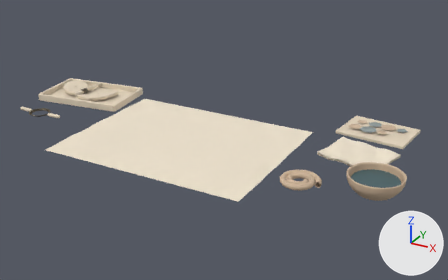
A saved change to the glTF model game/asset/runtime/models/craft-tools-v2.glb.
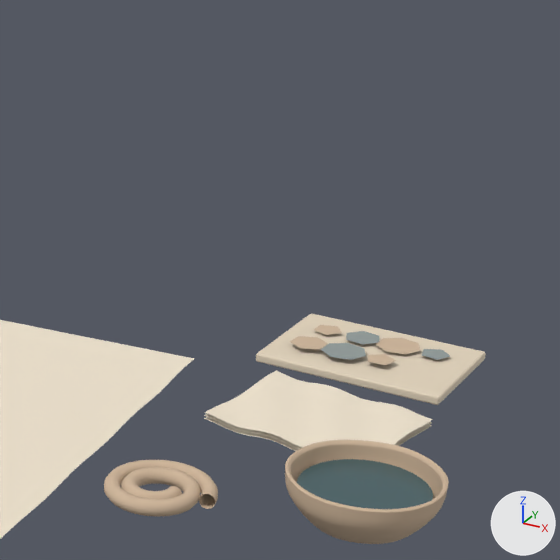
The first picture shows the older version from a 50 mm camera at (2.16, -3.34, 1.75) aimed at (0.18, 0.26, -0.05). The close-ups show the older and then the newer version on the part from 54% to 100% of the width and 0% to 74% of the height of that picture. Only the edits that show in the close-ups are written down. The axes (+X, +Y, +Z) are drawn at lower right. The lights are the same throughout. Where no turn or scale is listed for an object, it has been applied to the vertices. Vertices at exactly the same position are counted once.

In view in the first close-up: 'Archival tray', 'Continuous soft clay coil', 'Hand thrown body with inner wall', 'Irregular pottery sherd', 'Irregular pottery sherd.001', 'Irregular pottery sherd.002', 'Irregular pottery sherd.003', 'Irregular pottery sherd.004', 'Irregular pottery sherd.005', 'Irregular pottery sherd.006', 'Soft folded cloth.002', 'Water surface', 'Woven mat with soft edge' and 2 more.
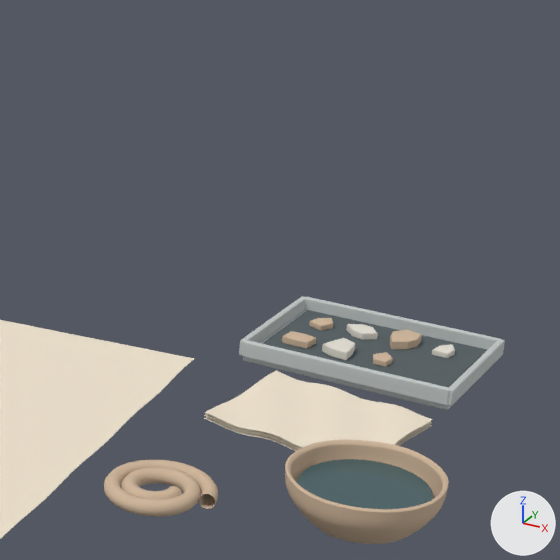
Diff of the bpy script that builds the scene:
```diff
--- a/game/asset/runtime/models/craft-tools-v2.glb.py
+++ b/game/asset/runtime/models/craft-tools-v2.glb.py
@@ me_mesh_47 @@
-me_mesh_47.from_pydata(...)  # 56 vertices, 108 faces; spans x -0.266..0.266, y -0.203..0.203, z -0.013..0.013
+me_mesh_47.from_pydata(...)  # 56 vertices, 108 faces; spans x -0.297..0.297, y -0.221..0.221, z -0.013..0.013
+# me_mesh_47 part 1: the whole mesh is multiplied about its middle by the matrix ((1.121, -0.004, 0.0), (-0.004, 1.085, 0.0), (0.0, 0.0, 1.0))
 me_mesh_47.materials.append(mat_oiled_oak)
@@ ob_irregular_pottery_sherd @@
-ob_irregular_pottery_sherd = bpy.data.objects.new('Irregular pottery sherd', me_mesh_48)
@@ ob_irregular_pottery_sherd_001 @@
-ob_irregular_pottery_sherd_001 = bpy.data.objects.new('Irregular pottery sherd.001', me_mesh_49)
@@ ob_irregular_pottery_sherd_002 @@
-ob_irregular_pottery_sherd_002 = bpy.data.objects.new('Irregular pottery sherd.002', me_mesh_50)
@@ ob_irregular_pottery_sherd_003 @@
-ob_irregular_pottery_sherd_003 = bpy.data.objects.new('Irregular pottery sherd.003', me_mesh_51)
@@ ob_irregular_pottery_sherd_004 @@
-ob_irregular_pottery_sherd_004 = bpy.data.objects.new('Irregular pottery sherd.004', me_mesh_52)
@@ ob_irregular_pottery_sherd_005 @@
-ob_irregular_pottery_sherd_005 = bpy.data.objects.new('Irregular pottery sherd.005', me_mesh_53)
@@ ob_irregular_pottery_sherd_006 @@
-ob_irregular_pottery_sherd_006 = bpy.data.objects.new('Irregular pottery sherd.006', me_mesh_54)
@@ ob_broken_ceramic_fragment_006 @@
+ob_broken_ceramic_fragment_006 = bpy.data.objects.new('Broken ceramic fragment.006', me_mesh_60)  # 20 vertices, 36 faces; spans x -0.0261..0.0253, y -0.0254..0.0407, z -0.002..0.014; in mat_warm_fired_earthenware (beige #cfb69b)
+ob_broken_ceramic_fragment_006.location = (1.2, 0.72, 0.041)
@@ ob_broken_ceramic_fragment_005 @@
+ob_broken_ceramic_fragment_005 = bpy.data.objects.new('Broken ceramic fragment.005', me_mesh_59)  # 28 vertices, 52 faces; spans x -0.0435..0.0334, y -0.0452..0.0523, z -0.002..0.022; in mat_granular_gray_earthenware (light grey #e3ded3)
+ob_broken_ceramic_fragment_005.location = (1.085, 0.731, 0.041)
@@ ob_broken_ceramic_fragment_004 @@
+ob_broken_ceramic_fragment_004 = bpy.data.objects.new('Broken ceramic fragment.004', me_mesh_58)  # 24 vertices, 44 faces; spans x -0.0425..0.0404, y -0.0272..0.0283, z -0.002..0.018; in mat_warm_fired_earthenware (beige #cfb69b)
+ob_broken_ceramic_fragment_004.location = (0.971, 0.743, 0.041)
@@ ob_broken_ceramic_fragment_003 @@
+ob_broken_ceramic_fragment_003 = bpy.data.objects.new('Broken ceramic fragment.003', me_mesh_57)  # 20 vertices, 36 faces; spans x -0.029..0.024, y -0.0311..0.0387, z -0.002..0.014; in mat_granular_gray_earthenware (light grey #e3ded3)
+ob_broken_ceramic_fragment_003.location = (1.329, 0.857, 0.041)
@@ ob_broken_ceramic_fragment_002 @@
+ob_broken_ceramic_fragment_002 = bpy.data.objects.new('Broken ceramic fragment.002', me_mesh_56)  # 28 vertices, 52 faces; spans x -0.0351..0.038, y -0.0519..0.0527, z -0.002..0.022; in mat_warm_fired_earthenware (beige #cfb69b)
+ob_broken_ceramic_fragment_002.location = (1.215, 0.869, 0.041)
@@ ob_broken_ceramic_fragment_001 @@
+ob_broken_ceramic_fragment_001 = bpy.data.objects.new('Broken ceramic fragment.001', me_mesh_55)  # 24 vertices, 44 faces; spans x -0.0461..0.0449, y -0.0354..0.0324, z -0.002..0.018; in mat_granular_gray_earthenware (light grey #e3ded3)
+ob_broken_ceramic_fragment_001.location = (1.1, 0.88, 0.041)
@@ ob_broken_ceramic_fragment @@
+ob_broken_ceramic_fragment = bpy.data.objects.new('Broken ceramic fragment', me_mesh_54_1)  # 20 vertices, 36 faces; spans x -0.0304..0.0318, y -0.0363..0.036, z -0.002..0.014; in mat_warm_fired_earthenware (beige #cfb69b)
+ob_broken_ceramic_fragment.location = (0.986, 0.892, 0.041)
@@ ob_archival_raised_side_001 @@
+ob_archival_raised_side_001 = bpy.data.objects.new('Archival raised side.001', me_mesh_53_1)  # 56 vertices, 108 faces; spans x -0.279..0.279, y -0.036..0.036, z -0.022..0.022; in mat_warm_gray_archival_tray (light grey #c3c9c8)
+ob_archival_raised_side_001.location = (1.131, 0.606, 0.042)
@@ ob_archival_raised_side @@
+ob_archival_raised_side = bpy.data.objects.new('Archival raised side', me_mesh_53_1.copy())
+ob_archival_raised_side.location = (1.169, 0.994, 0.042)
@@ ob_archival_raised_end_001 @@
+ob_archival_raised_end_001 = bpy.data.objects.new('Archival raised end.001', me_mesh_51_1)  # 56 vertices, 108 faces; spans x -0.028..0.028, y -0.199..0.199, z -0.022..0.022; in mat_warm_gray_archival_tray (light grey #c3c9c8)
+ob_archival_raised_end_001.location = (1.429, 0.772, 0.042)
@@ ob_archival_raised_end @@
+ob_archival_raised_end = bpy.data.objects.new('Archival raised end', me_mesh_51_1.copy())
+ob_archival_raised_end.location = (0.871, 0.828, 0.042)
@@ ob_dark_felt_backing @@
+ob_dark_felt_backing = bpy.data.objects.new('Dark felt backing', me_mesh_49_1)  # 56 vertices, 108 faces; spans x -0.27..0.27, y -0.194..0.194, z -0.005..0.005; in mat_charcoal_felt_sherd_lining (dark grey #555f63)
+ob_dark_felt_backing.location = (1.15, 0.8, 0.034)
```

Changed parts and their boxes [x1, y1, x2, y2] in the close-ups (560 x 560 px):
'Archival tray', reshaped, recoloured: before [256, 314, 486, 405]; after [243, 310, 451, 410]
'Dark felt backing', added: after [262, 310, 487, 388]
'Archival raised side.001', added: after [242, 340, 450, 406]
'Archival raised side', added: after [305, 297, 500, 350]
'Archival raised end.001', added: after [448, 339, 505, 406]
'Archival raised end', added: after [239, 296, 305, 356]
'Irregular pottery sherd.005', deleted: before [321, 343, 366, 360]
'Irregular pottery sherd.002', deleted (beige): before [376, 338, 421, 354]
'Broken ceramic fragment.002', added (beige): after [390, 329, 422, 350]
'Broken ceramic fragment.005', added: after [322, 338, 355, 360]
'Broken ceramic fragment.004', added (beige): after [282, 331, 316, 348]
'Broken ceramic fragment.001', added: after [346, 324, 378, 340]
'Irregular pottery sherd.004', deleted: before [290, 336, 328, 349]
'Irregular pottery sherd.001', deleted: before [346, 331, 379, 344]
'Broken ceramic fragment', added: after [309, 318, 333, 331]
'Broken ceramic fragment.003', added: after [432, 344, 455, 358]
'Broken ceramic fragment.006', added: after [373, 352, 393, 367]
'Irregular pottery sherd.003', deleted: before [422, 349, 450, 360]
'Irregular pottery sherd.006', deleted: before [368, 354, 396, 365]
'Irregular pottery sherd', deleted: before [314, 325, 342, 335]
